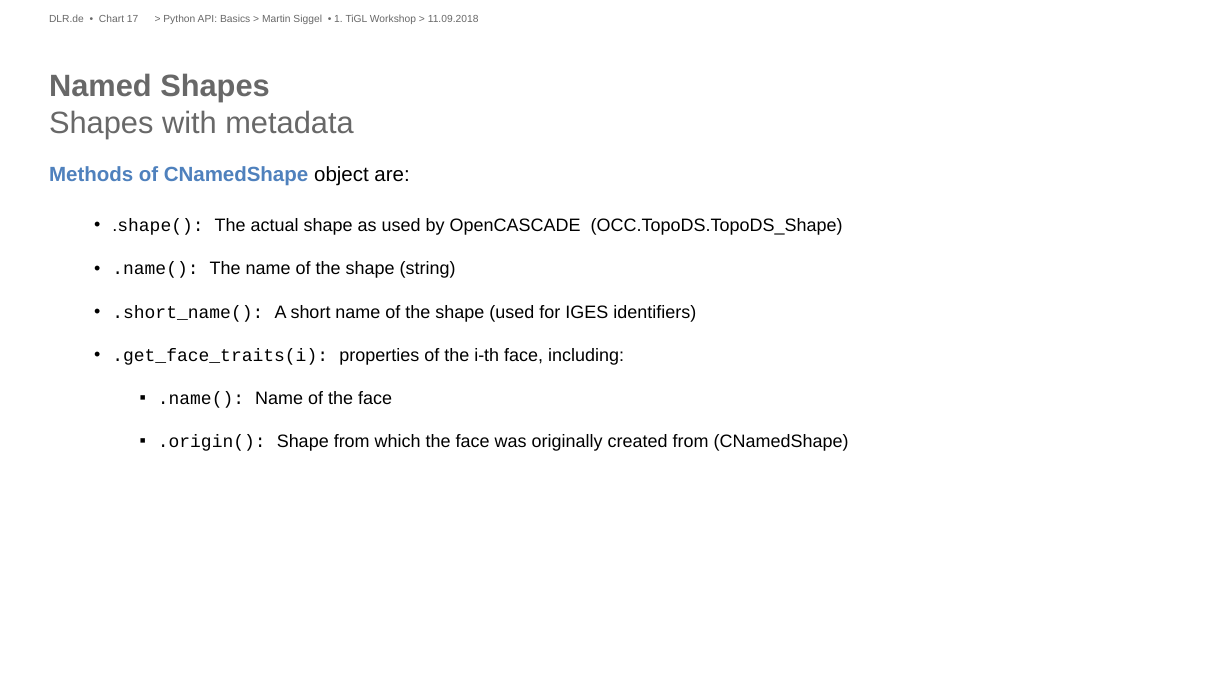
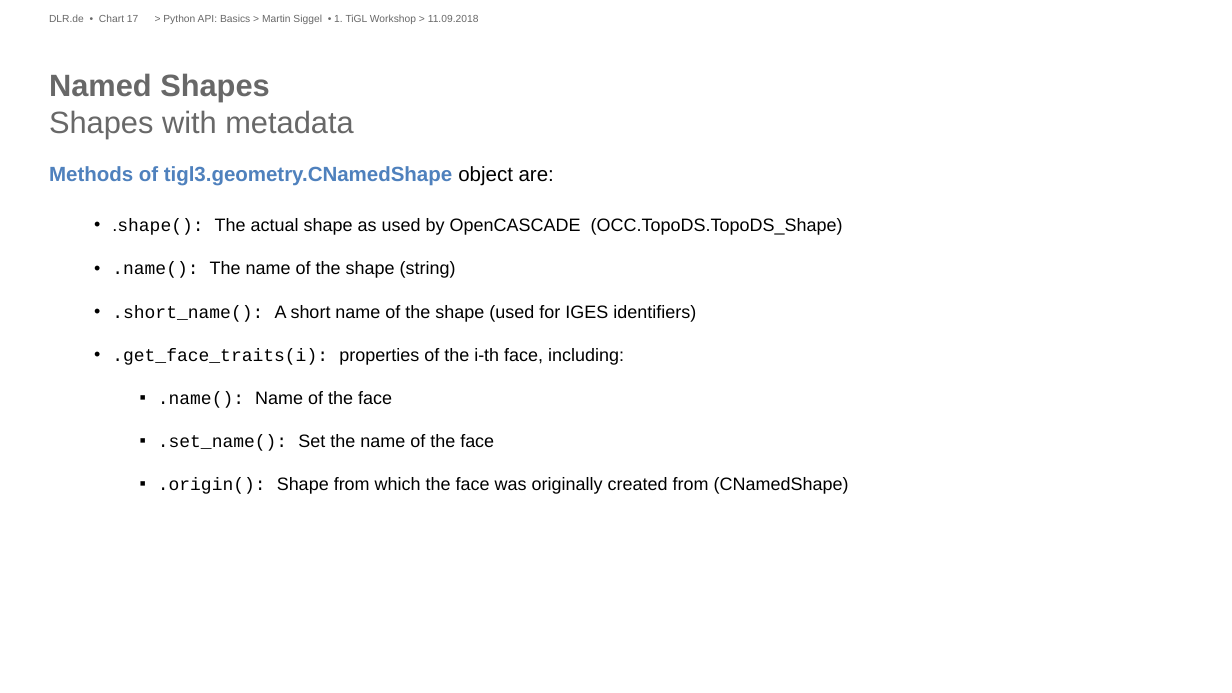
Before and after one commit to ganeshvivek/tigl-workshop, a slide deck: slide 17 of Presentations/Python API-Basics.pptx. Drawn at 1232x693 pixels with LibreOffice and Linux fonts; fonts in the diff are those of the drawing; background and template pictures are left out. Boxes give left, top, right and bottom in pixels: in the first picture for what was removed or moved away, otherwise in the second. Text is boxed around its words. In the diff, an @@ line names an element or a change of style, - is before the commit and + after.

```diff
--- a/Presentations/Python API-Basics.pptx
+++ b/Presentations/Python API-Basics.pptx
@@ text at box(49, 166, 554, 186): text changed @@
-Methods of CNamedShape object are:
+Methods of tigl3.geometry.CNamedShape object are:
@@ text at box(158, 434, 494, 451): paragraph added @@
+    ▪ .set_name(): Set the name of the face
```
Also in this commit, not shown: 12 other slides changed, 3 other files.
